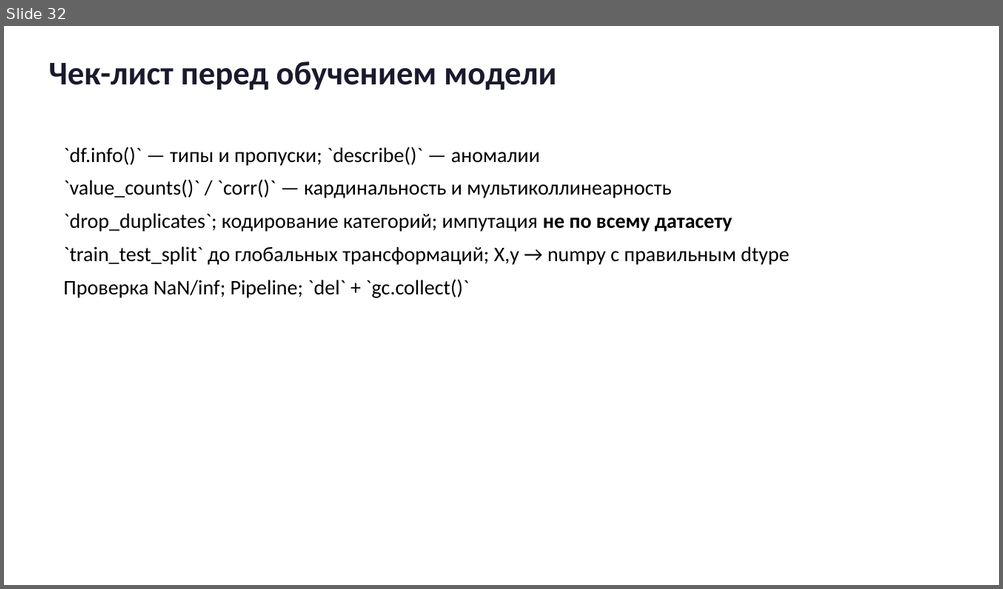
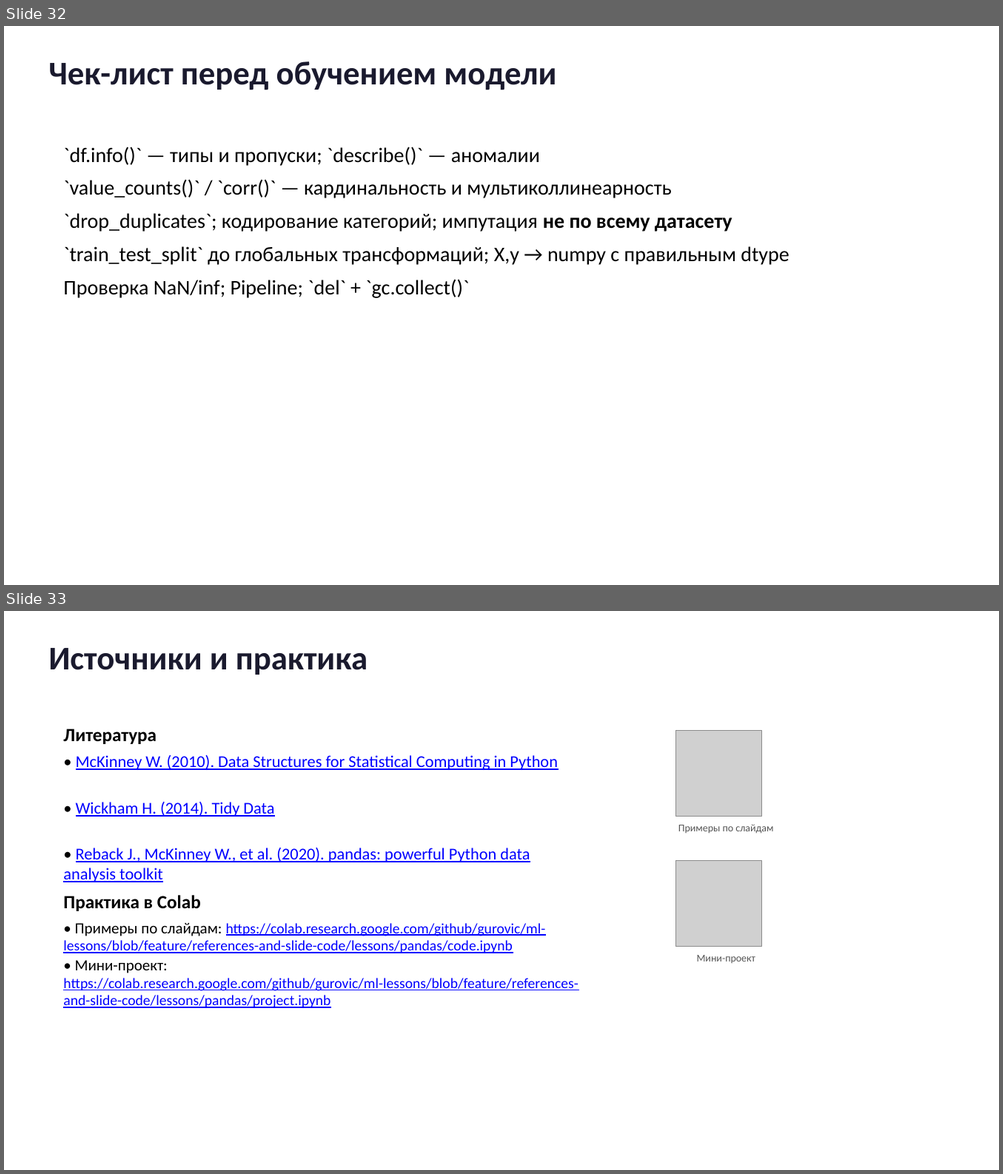
Before and after one commit to gurovic/ml-lessons, a slide deck: lessons/pandas/presentation.pptx. Shown one above the other, each under a label of ours: slide 32 before the commit, slides 32 and 33 after it. The pictures are 1003x589 and 1003x1174 pixels, drawn with LibreOffice and Linux fonts; fonts in the diff are those of the drawing; grey boxes stand for pictures. Boxes give left, top, right and bottom in pixels: in the first picture for what was removed or moved away, otherwise in the second. Text is boxed around its words. In the diff, an @@ line names an element or a change of style, - is before the commit and + after.

```diff
--- a/lessons/pandas/presentation.pptx
+++ b/lessons/pandas/presentation.pptx
@@ slide 33 added at (4, 611, 999, 1170), background #FFFFFF @@
@@ text added at (48, 648, 367, 675), 32 pt, text #1A1A2E, bold @@
+Источники и практика
@@ text added at (63, 729, 156, 744), 18 pt, text #000000, bold @@
+Литература
@@ picture added at (675, 730, 761, 816) @@
@@ text added at (76, 755, 558, 770), 16 pt, text #0000FF, underline @@
+• McKinney W. (2010). Data Structures for Statistical Computing in Python
@@ text added at (76, 802, 274, 817), 16 pt, text #0000FF, underline @@
+• Wickham H. (2014). Tidy Data
@@ text added at (678, 824, 773, 834), 10 pt, text #555555 @@
+Примеры по слайдам
@@ text added at (63, 848, 529, 883), 16 pt, text #0000FF, underline @@
+• Reback J., McKinney W., et al. (2020). pandas: powerful Python data analysis toolkit
@@ picture added at (675, 861, 761, 947) @@
@@ text added at (63, 895, 201, 911), 18 pt, text #000000, bold @@
+Практика в Colab
@@ text added at (63, 923, 546, 1008), 14 pt, text #0000FF, underline @@
+• Примеры по слайдам: https://colab.research.google.com/github/gurovic/ml-lessons/blob/feature/references-and-slide-code/lessons/pandas/code.ipynb
@@ text added at (63, 960, 578, 1008), 14 pt, text #0000FF, underline @@
+• Мини-проект: https://colab.research.google.com/github/gurovic/ml-lessons/blob/feature/references-and-slide-code/lessons/pandas/project.ipynb
@@ text added at (697, 955, 756, 963), 10 pt, text #555555 @@
+Мини-проект
```
Also in this commit, not shown: 13 other files.
